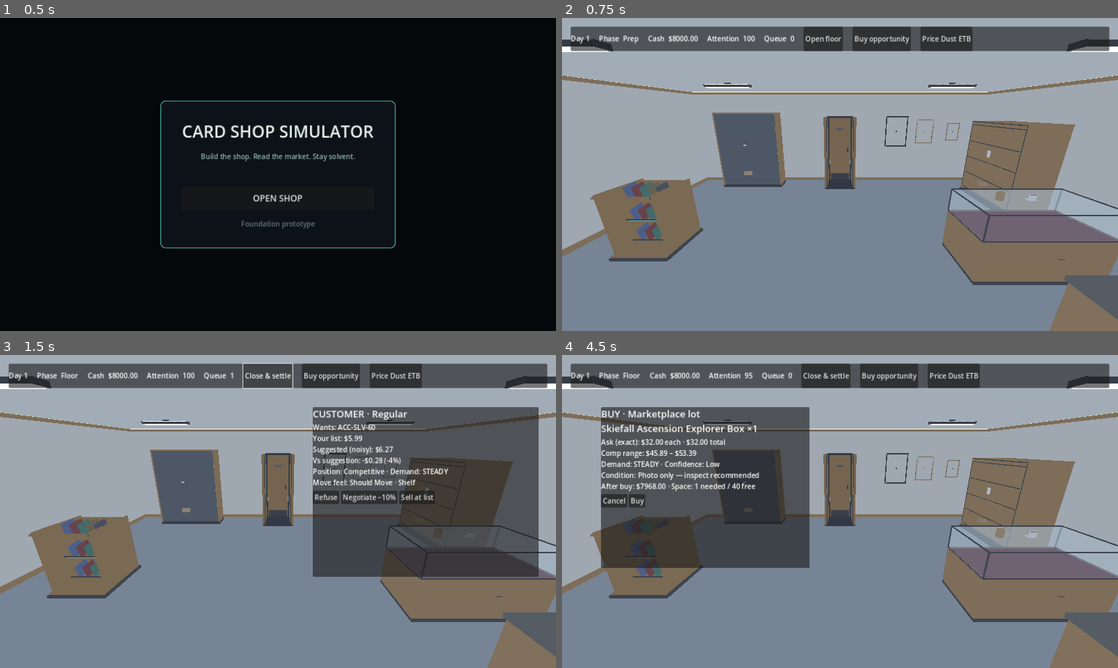
Above: before the commit, frames 1-4 (two rows, left to right).
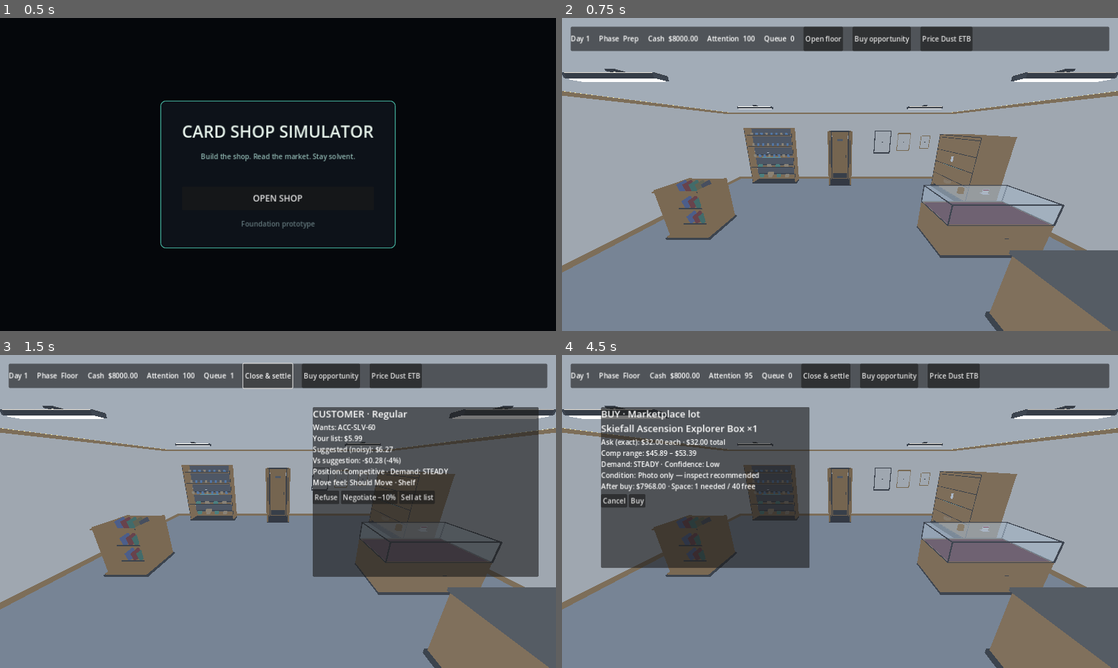
Above: after the commit, the same moments.

Repository: adamwlarson/cardshopsimulator
Game: Godot game, scene res://scenes/boot/boot.tscn
Same seed, same stepped clock (60 frames per second), same inputs: the game is played once before the commit and once after it.
Inputs:
- Up to frame 1 (0.5 s): no input
- Up to frame 2 (0.75 s): click "OPEN SHOP" at 0.5 s
- Up to frame 3 (1.5 s): click "Open floor" at 1.25 s
- Up to frame 4 (4.5 s): click "Buy opportunity" at 2 s; click "Price Dust ETB" at 2.75 s; click "Buy" at 3.5 s; click "Refuse" at 4.25 s

Frame 1 is identical in both runs. In frame 2, 24% of the frame differs, in the area x 0-100%, y 6-100%; in frame 3, 22%; in frame 4, 23%.

Commit message:
Correct sealed wall facing and camera framing
Co-authored-by: Adam Larson <maddogawl@gmail.com>

Diff:
--- a/scenes/shop/shop_floor.tscn
+++ b/scenes/shop/shop_floor.tscn
@@ -47,7 +47,7 @@
 position = Vector3(4.5, 2.25, -0.45)
 rotation_degrees = Vector3(-17, 0, 0)
 current = true
-fov = 74.0
+fov = 90.0
 
 [node name="Architecture" type="Node3D" parent="."]
 
@@ -85,7 +85,6 @@
 
 [node name="SealedWall" parent="Fixtures" instance=ExtResource("12_sealed")]
 position = Vector3(1.8, 0, -6.75)
-rotation_degrees = Vector3(0, 180, 0)
 
 [node name="BoosterBoxProxy" parent="Fixtures" instance=ExtResource("15_box")]
 position = Vector3(1.8, 0.45, -6.3)
